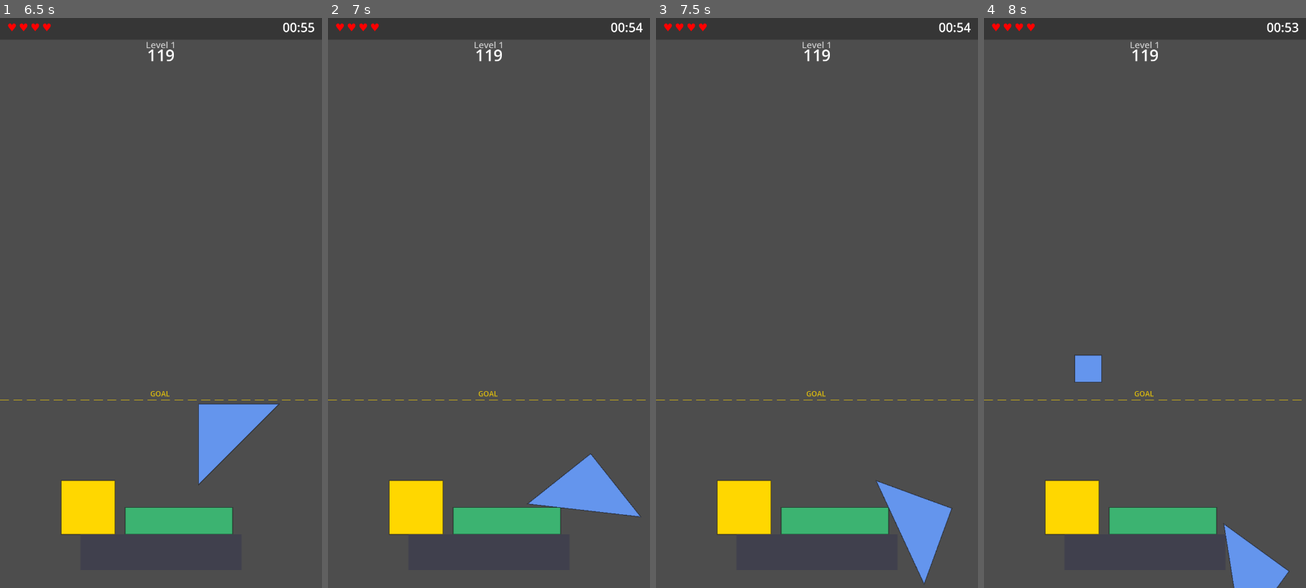
Above: before the commit, frames 1-4 (left to right).
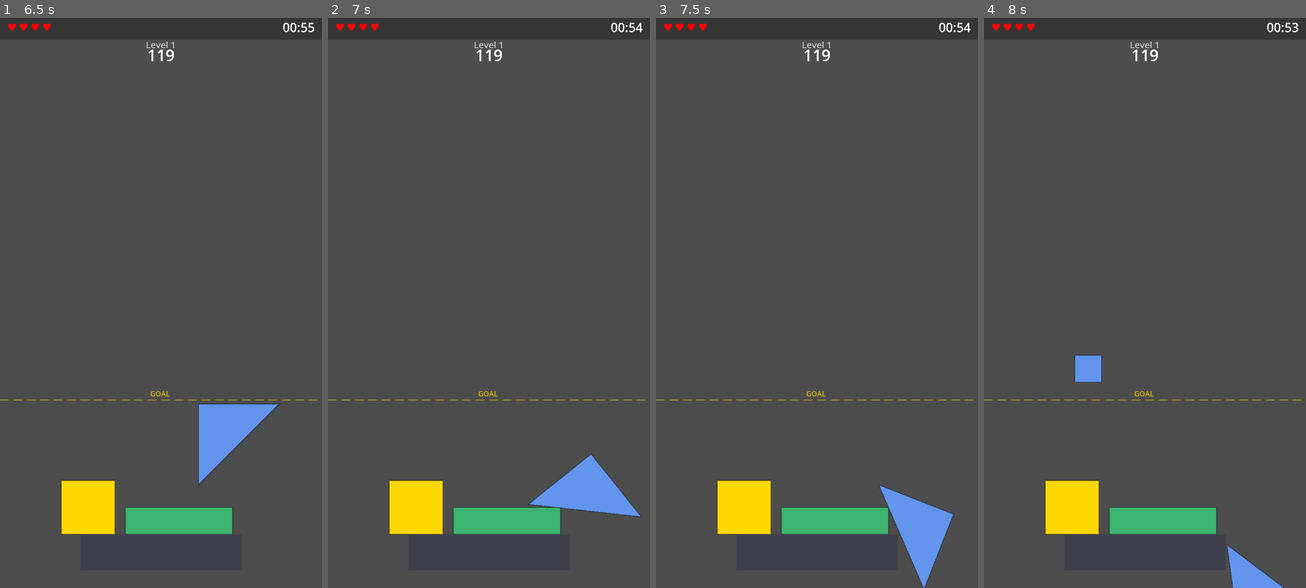
Above: after the commit, the same moments.

Repository: PartlyWhole/ToppleClone
Game: Godot game, scene res://main/main.tscn
Two runs of this game, one before a commit and one after it. Both use one fixed random seed, a clock stepped at 60 frames per second and the inputs below.
Inputs (mouse positions are in pixels of both pictures, inside the frame that each line leads up to):
- Up to frame 1 (6.5 s): click "PLAY" at 0.5 s; tap Enter at 1.25, 4.35 s; drag from (170, 422) to (193, 177) at 1.27 s; drag from (96, 331) to (144, 417) at 2.02 s; move the mouse to (193, 177) at 2.77 s; tap Ctrl at 2.85 s; click (193, 177) at 2.92 s; drag from (109, 394) to (64, 217) at 3.52 s; move the mouse to (257, 388) at 4.27 s; click (257, 388) at 4.42 s; drag from (64, 217) to (112, 160) at 5.02 s; move the mouse to (238, 394) at 5.77 s; hold Q from 5.78 s (still down); click (238, 394) at 5.92 s
- Up to frame 2 (7 s): release Q at 6.5 s; drag from (440, 160) to (424, 331) at 6.52 s
- Up to frame 3 (7.5 s): move the mouse to (887, 274) at 7.27 s; tap 5 at 7.35 s; click (887, 274) at 7.42 s
- Up to frame 4 (8 s): no input

Frame 1 is identical in both runs. In frame 2, 0.1% of the frame differs, in the area x 61-98%, y 76-88%; in frame 3, 0.4%; in frame 4, 0.7%, in the area x 74-95%, y 88-100%.

Commit message:
tweak: decrease friction to 0.85
Co-Authored-By: Claude Opus 4.6 (1M context) <noreply@anthropic.com>

Diff:
--- a/features/blocks/scripts/draggable_block.gd
+++ b/features/blocks/scripts/draggable_block.gd
@@ -53,7 +53,7 @@
 	angular_damp = 5.0
 	linear_damp = 0.5
 	var mat: PhysicsMaterial = PhysicsMaterial.new()
-	mat.friction = 1.0
+	mat.friction = 0.85
 	mat.rough = true
 	physics_material_override = mat
 	input_event.connect(_on_input_event)
--- a/features/gameplay/scripts/gameplay_controller.gd
+++ b/features/gameplay/scripts/gameplay_controller.gd
@@ -36,7 +36,7 @@
 		PLATFORM_SURFACE_Y + PLATFORM_HEIGHT / 2.0,
 	)
 	var mat: PhysicsMaterial = PhysicsMaterial.new()
-	mat.friction = 1.0
+	mat.friction = 0.85
 	mat.rough = true
 	body.physics_material_override = mat
 	var shape: CollisionShape2D = CollisionShape2D.new()
